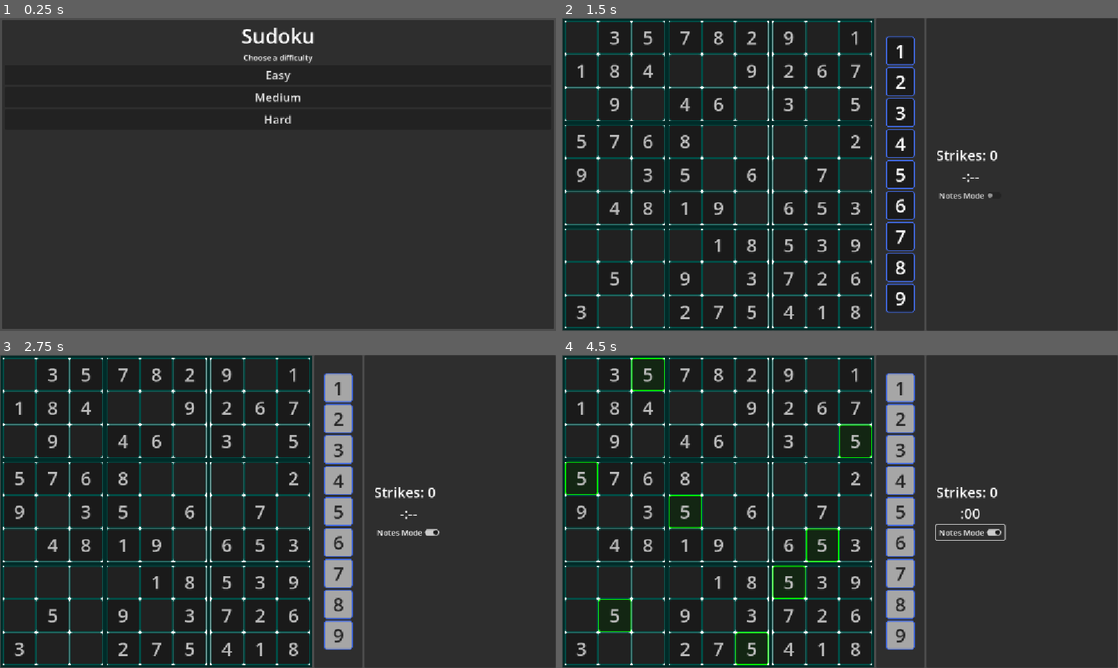
Above: before the commit, frames 1-4 (two rows, left to right).
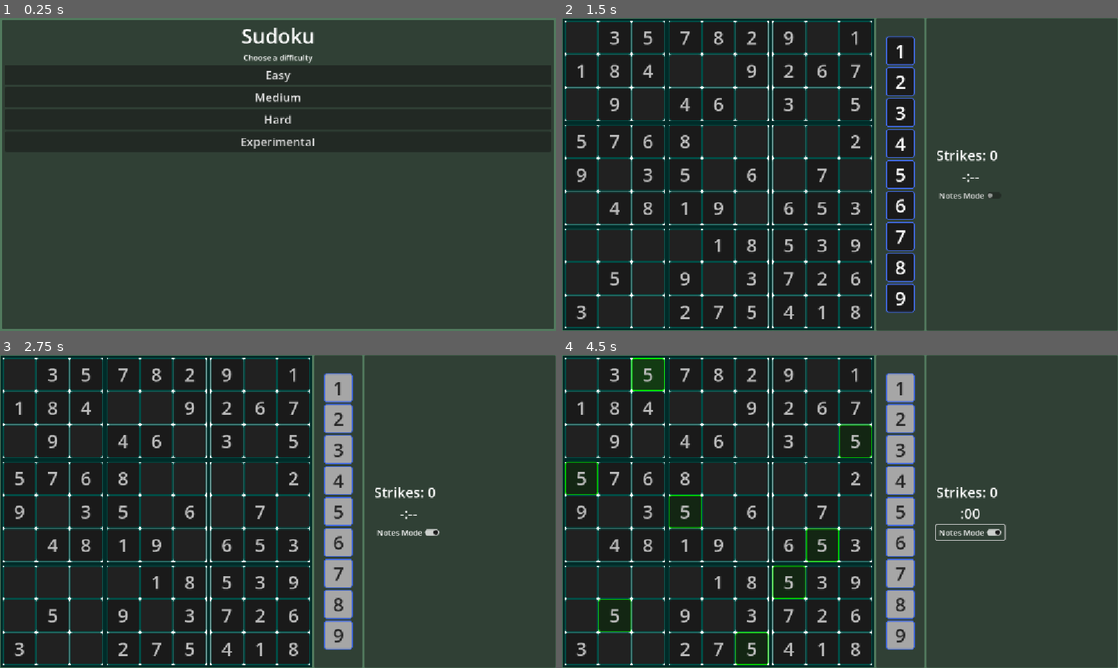
Above: after the commit, the same moments.

Repository: ignacio-w/sudoku
Game: Godot game, scene res://scenes/ui/main_menu.tscn
Same seed, same stepped clock (60 frames per second), same inputs: the game is played once before the commit and once after it.
Inputs (mouse positions are in pixels of both pictures, inside the frame that each line leads up to):
- Up to frame 1 (0.25 s): no input
- Up to frame 2 (1.5 s): click (840, 143) at 0.5 s, where only the run after the commit has a clickable "Experimental"; click "Easy" at 1.25 s
- Up to frame 3 (2.75 s): click "Notes Mode" at 2 s
- Up to frame 4 (4.5 s): tap Enter at 2.75 s; move the mouse to (584, 373) at 2.77 s; hold Right (ui_right) 2.78-3.53 s; hold Space (ui_select) 2.78-3.53 s; click (584, 373) at 2.92 s; move the mouse to (617, 373) at 3.52 s; hold Down (ui_down) 3.53-4.28 s; tap Space (ui_select) at 3.6, 3.77, 4.07 s; click (617, 373) at 3.67 s; move the mouse to (645, 373) at 4.27 s; hold Right (ui_right) from 4.28 s (still down); hold Space (ui_select) from 4.28 s (still down); click (645, 373) at 4.42 s

The runs differ from the first frame. In frame 1, 2.3% of the frame differs, in the area x 0-100%, y 0-100%; in frame 2, 1.6%; in frame 3, 1.6%; in frame 4, 2.1%.

Commit message:
Added keyboard navigation & tweaked UI
- Added internal settings to GameManager
- Changed UI visuals
- Refactored how cell selection is handled

Diff:
--- a/scenes/ui/board/board.gd
+++ b/scenes/ui/board/board.gd
@@ -65,14 +65,20 @@
 	var conflict_positions = Sudoku.get_potential_conflict_positions(selected_cell.board_pos)
 
 	# Highlight potential conflicts, and set all other cells to default
-	for row in cell_grid:
-		for cell: Cell in row:
-			if cell == selected_cell:
-				cell.set_state(Cell.CellState.SELECTED)
-			elif cell.board_pos in conflict_positions and cell.value != 0:
-				cell.set_state(Cell.CellState.CONFLICT_HIGHLIGHT)
-			else:
+	if GameManager.visual_guides:
+		for row in cell_grid:
+			for cell: Cell in row:
+				if cell == selected_cell:
+					cell.set_state(Cell.CellState.SELECTED)
+				elif cell.board_pos in conflict_positions and cell.value != 0:
+					cell.set_state(Cell.CellState.CONFLICT_HIGHLIGHT)
+				else:
+					cell.set_state()
+	else:
+		for row in cell_grid:
+			for cell: Cell in row:
 				cell.set_state()
+		selected_cell.set_state(Cell.CellState.SELECTED)
 
 
 ## Receives the cell highlighted signal from board cells and updates all other
@@ -82,12 +88,43 @@
 	focused_cell = highlighted_cell
 
 	# Highlight all identical numbers and cells with notes with equal value
-	for row in cell_grid:
-		for cell: Cell in row:
-			if cell.value == num or num in cell.notes:
-				cell.set_state(Cell.CellState.NUM_HIGHLIGHT)
-			else:
+	if GameManager.visual_guides:
+		for row in cell_grid:
+			for cell: Cell in row:
+				if cell == highlighted_cell:
+					cell.set_state(Cell.CellState.SELECTED)
+				elif cell.value == num or num in cell.notes:
+					cell.set_state(Cell.CellState.EQUAL_HIGHLIGHT)
+				else:
+					cell.set_state()
+	else:
+		for row in cell_grid:
+			for cell: Cell in row:
 				cell.set_state()
+		highlighted_cell.set_state(Cell.CellState.EQUAL_HIGHLIGHT)
+
+
+## Handles keyboard navigation of the board.
+func _unhandled_key_input(event: InputEvent) -> void:
+	if focused_cell == null or event.is_released(): return
+	var row: int = focused_cell.board_pos.x
+	var col: int = focused_cell.board_pos.y
+	var new_row: int = row
+	var new_col: int = col
+
+	if event.is_action("ui_right"):
+		if col < 8: new_col += 1
+	if event.is_action("ui_left"):
+		if col > 0: new_col -= 1
+	if event.is_action("ui_down"):
+		if row < 8: new_row += 1
+	if event.is_action("ui_up"):
+		if row > 0: new_row -= 1
+
+	if focused_cell.board_pos != Vector2i(new_row, new_col):
+		(cell_grid[new_row][new_col] as Cell).emit_clicked_signal()
+		get_viewport().set_input_as_handled()
+
 
 
 ## Resets the highlighting of all cells in the grid.
--- a/scenes/ui/board/cell.gd
+++ b/scenes/ui/board/cell.gd
@@ -5,7 +5,13 @@
 @onready var notes_container: GridContainer = %NotesContainer
 
 const EMPTY = ""
-enum CellState {DEFAULT, SELECTED, NUM_HIGHLIGHT, CONFLICT_HIGHLIGHT}
+enum CellState {
+	DEFAULT, ## Normal cell state; no highlights
+	SELECTED, ## Focused cell
+	CONFLICT_HIGHLIGHT, ## Conflict to the focused cell
+	EQUAL_HIGHLIGHT ## Equal in value to the focused cell
+
+	}
 
 var font_ratio: float # font size / cell size; for future use
 var is_clue: bool
@@ -31,19 +37,22 @@
 
 	# Create styleboxes
 	var style := StyleBoxFlat.new()
-	style.bg_color = Color("361a1a")
+	style.set_corner_radius_all(5)
 	style.set_border_width_all(2)
-	style.border_color = Color.RED
-	style.set_corner_radius_all(5)
-	cell_styles["selected"] = style.duplicate(true)
 	style.bg_color = Color("212121ff")
 	style.border_color = Color("004d46")
 	cell_styles["empty"] = style.duplicate(true)
+	style.bg_color = Color("361a1a")
+	style.border_color = Color.RED
+	cell_styles["selected"] = style.duplicate(true)
+	style.bg_color = Color("133b13ff")
+	style.border_color = Color.GREEN
+	cell_styles["val_selected"] = style.duplicate(true)
 	style.bg_color = Color("1a1a1a")
 	style.border_color = Color.INDIAN_RED
 	cell_styles["conflict_highlight"] = style.duplicate(true)
-	style.border_color = Color.GREEN
 	style.bg_color = Color("132613ff")
+	style.border_color = Color("00c500ff")
 	cell_styles["num_highlight"] = style.duplicate(true)
 	style.bg_color = Color("1c211cff")
 	style.border_color = Color("008500ff")
@@ -64,8 +73,13 @@
 func _on_gui_input(event: InputEvent) -> void:
 	if event.is_action_pressed("ui_select"):
 		print("cell clicked with value ", number_label.text, " and is clue: ", is_clue)
-		# Cells that aren't clues can be SELECTED (filled)
-		# NOTICE: Behavior below assumes inputs are validated
+		emit_clicked_signal()
+
+
+func emit_clicked_signal(input_validation: bool = true):
+	# Cells that aren't clues can be SELECTED (filled)
+	# NOTICE: Behavior below assumes inputs are validated
+	if input_validation:
 		if value == 0:
 			if state != CellState.SELECTED:
 				cell_selected.emit(self)
@@ -73,25 +87,23 @@
 				reset_highlight.emit()
 		# Cells that are clues can ONLY be highlighted
 		else:
-			if state != CellState.NUM_HIGHLIGHT:
+			if state != CellState.EQUAL_HIGHLIGHT:
 				cell_highlighted.emit(self)
 			else:
 				reset_highlight.emit()
-
-
-		## NOTICE: Behavior without input validation
-		#if not is_clue:
-			#if state != CellState.SELECTED:
-				#cell_selected.emit(self)
-			#else:
-				#reset_highlight.emit()
-		## Cells that are clues can only be highlighted
-		#else:
-			#if state != CellState.NUM_HIGHLIGHT:
-				#cell_highlighted.emit(self)
-			#else:
-				#reset_highlight.emit()
-
+	else:
+	# NOTICE: Behavior without input validation
+		if not is_clue:
+			if state != CellState.SELECTED:
+				cell_selected.emit(self)
+			else:
+				reset_highlight.emit()
+		# Cells that are clues can only be highlighted
+		else:
+			if state != CellState.EQUAL_HIGHLIGHT:
+				cell_highlighted.emit(self)
+			else:
+				reset_highlight.emit()
 
 ## Sets the value of the cell to the given clue
 func set_clue(clue: int, pos: Vector2i) -> void:
@@ -159,14 +171,17 @@
 				add_theme_stylebox_override("panel", cell_styles["default"])
 			state = CellState.DEFAULT
 		CellState.SELECTED:
-			add_theme_stylebox_override("panel", cell_styles["selected"])
+			if value == 0:
+				add_theme_stylebox_override("panel", cell_styles["selected"])
+			else:
+				add_theme_stylebox_override("panel", cell_styles["val_selected"])
 			state = CellState.SELECTED
 		CellState.CONFLICT_HIGHLIGHT:
 			add_theme_stylebox_override("panel", cell_styles["conflict_highlight"])
 			state = CellState.CONFLICT_HIGHLIGHT
-		CellState.NUM_HIGHLIGHT:
+		CellState.EQUAL_HIGHLIGHT:
 			if notes.is_empty(): # different stylebox for notes vs completed cell
 				add_theme_stylebox_override("panel", cell_styles["num_highlight"])
 			else:
 				add_theme_stylebox_override("panel", cell_styles["note_highlight"])
-			state = CellState.NUM_HIGHLIGHT
+			state = CellState.EQUAL_HIGHLIGHT
--- a/scenes/ui/gameui.tscn
+++ b/scenes/ui/gameui.tscn
@@ -8,6 +8,14 @@
 
 [node name="GameUI" type="CanvasLayer" unique_id=217149648]
 script = ExtResource("1_gnl4o")
+
+[node name="ColorRect" type="ColorRect" parent="." unique_id=1761265032]
+anchors_preset = 15
+anchor_right = 1.0
+anchor_bottom = 1.0
+grow_horizontal = 2
+grow_vertical = 2
+color = Color(0.32159996, 0.48, 0.36912, 1)
 
 [node name="MarginContainer" type="MarginContainer" parent="." unique_id=1786013493]
 anchors_preset = 15
--- a/scenes/ui/main_menu.gd
+++ b/scenes/ui/main_menu.gd
@@ -1,6 +1,11 @@
 extends CanvasLayer
 
 const GAME_SCENE = preload("uid://ckyn5pj7dq8xq")
+
+## TODO: Add settings menu that persists on quit
+## - Features, cosmetic changes, etc.
+
+
 
 # Called when the node enters the scene tree for the first time.
 func _ready() -> void:
@@ -19,6 +24,9 @@
 	start_game(Sudoku.Difficulty.HARD)
 
 
+func _on_experiments_pressed() -> void:
+	pass # Replace with function body.
+
 
 func start_game(difficulty: Sudoku.Difficulty) -> void:
 	GameManager.cur_difficulty = difficulty
--- a/scenes/ui/main_menu.tscn
+++ b/scenes/ui/main_menu.tscn
@@ -4,6 +4,14 @@
 
 [node name="MainMenu" type="CanvasLayer" unique_id=1937722279]
 script = ExtResource("1_sl1te")
+
+[node name="ColorRect" type="ColorRect" parent="." unique_id=498946968]
+anchors_preset = 15
+anchor_right = 1.0
+anchor_bottom = 1.0
+grow_horizontal = 2
+grow_vertical = 2
+color = Color(0.32159996, 0.48, 0.36912, 1)
 
 [node name="MarginContainer" type="MarginContainer" parent="." unique_id=320654936]
 anchors_preset = 15
@@ -58,6 +66,13 @@
 theme_override_font_sizes/font_size = 24
 text = "Hard"
 
+[node name="Experiments" type="Button" parent="MarginContainer/PanelContainer/MarginContainer/VBoxContainer" unique_id=1612183640]
+unique_name_in_owner = true
+layout_mode = 2
+theme_override_font_sizes/font_size = 24
+text = "Experimental"
+
 [connection signal="pressed" from="MarginContainer/PanelContainer/MarginContainer/VBoxContainer/Easy" to="." method="_on_easy_pressed"]
 [connection signal="pressed" from="MarginContainer/PanelContainer/MarginContainer/VBoxContainer/Medium" to="." method="_on_medium_pressed"]
 [connection signal="pressed" from="MarginContainer/PanelContainer/MarginContainer/VBoxContainer/Hard" to="." method="_on_hard_pressed"]
+[connection signal="pressed" from="MarginContainer/PanelContainer/MarginContainer/VBoxContainer/Experiments" to="." method="_on_experiments_pressed"]
--- a/scripts/game_manager.gd
+++ b/scripts/game_manager.gd
@@ -1,3 +1,8 @@
 extends Node
 
 var cur_difficulty: Sudoku.Difficulty
+
+# Settings
+var visual_guides: bool = true ## Number & note highlighing
+var validate_inputs: bool = true ## Check if input is correct
+var conflict_highlighting: bool = false ## If validate_inputs = false; should conflicts be highlighted?
--- a/scripts/sudoku.gd
+++ b/scripts/sudoku.gd
@@ -105,10 +105,7 @@
 		if is_valid_num(sudoku_board, row, col, num):
 			# Place number, then attempt to solve new board
 			sudoku_board[row][col] = num
-			print("Testing: ", num, " @", empty_cell)
-			print_stack()
 			if _solve_recursive(sudoku_board):
-				print("Solution found! ", num, " @", empty_cell)
 				return true
 			# Board is not solvable with this number at this cell. Reset
 			# cell. If all numbers have been tested, we backtrack.
@@ -116,8 +113,6 @@
 
 	# No number can be placed in this cell to generate legal board. False on
 	# first cell means the board has no solution.
-	print("No solution found for ", empty_cell)
-	print("Backtracking...")
 	return false
 
 
